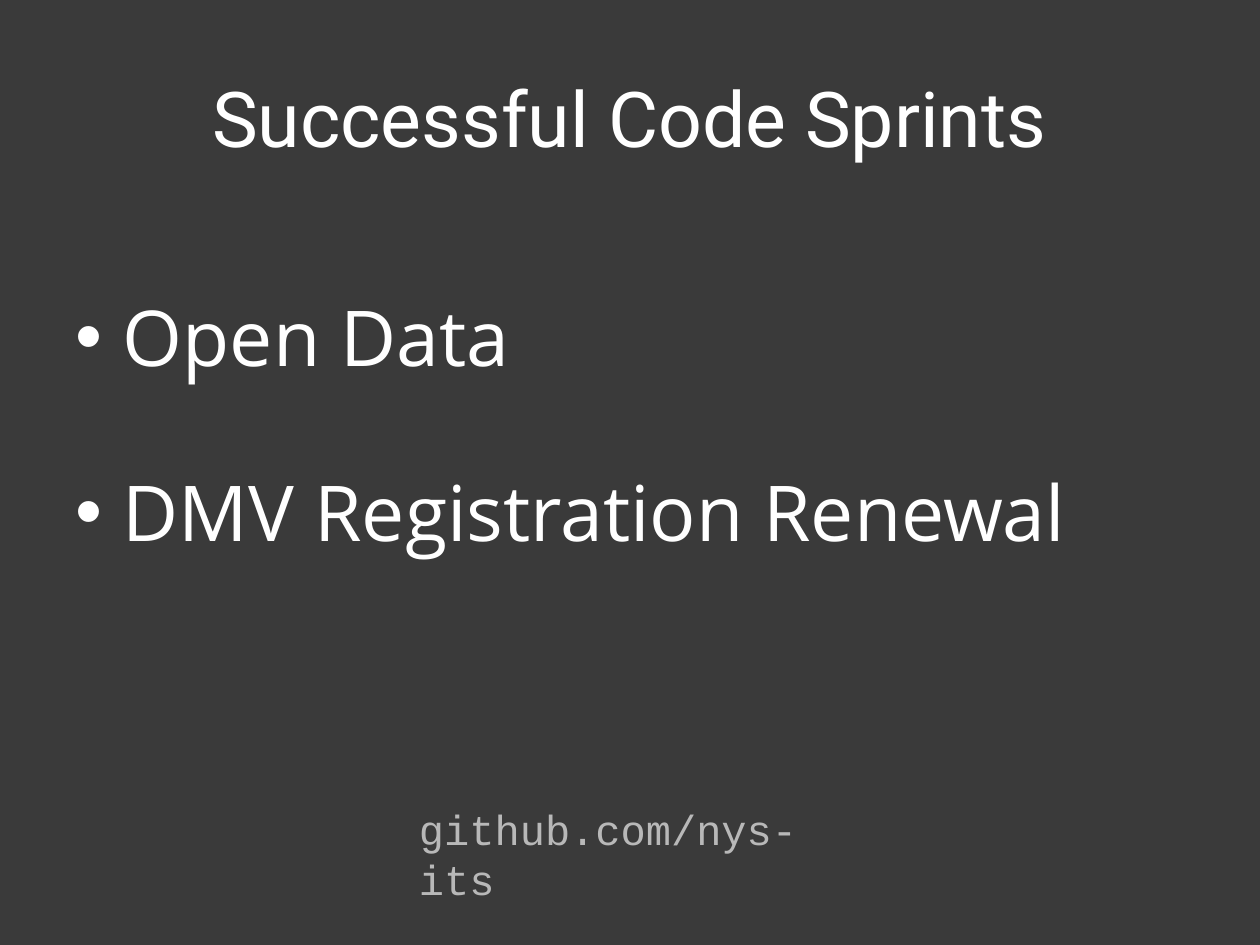
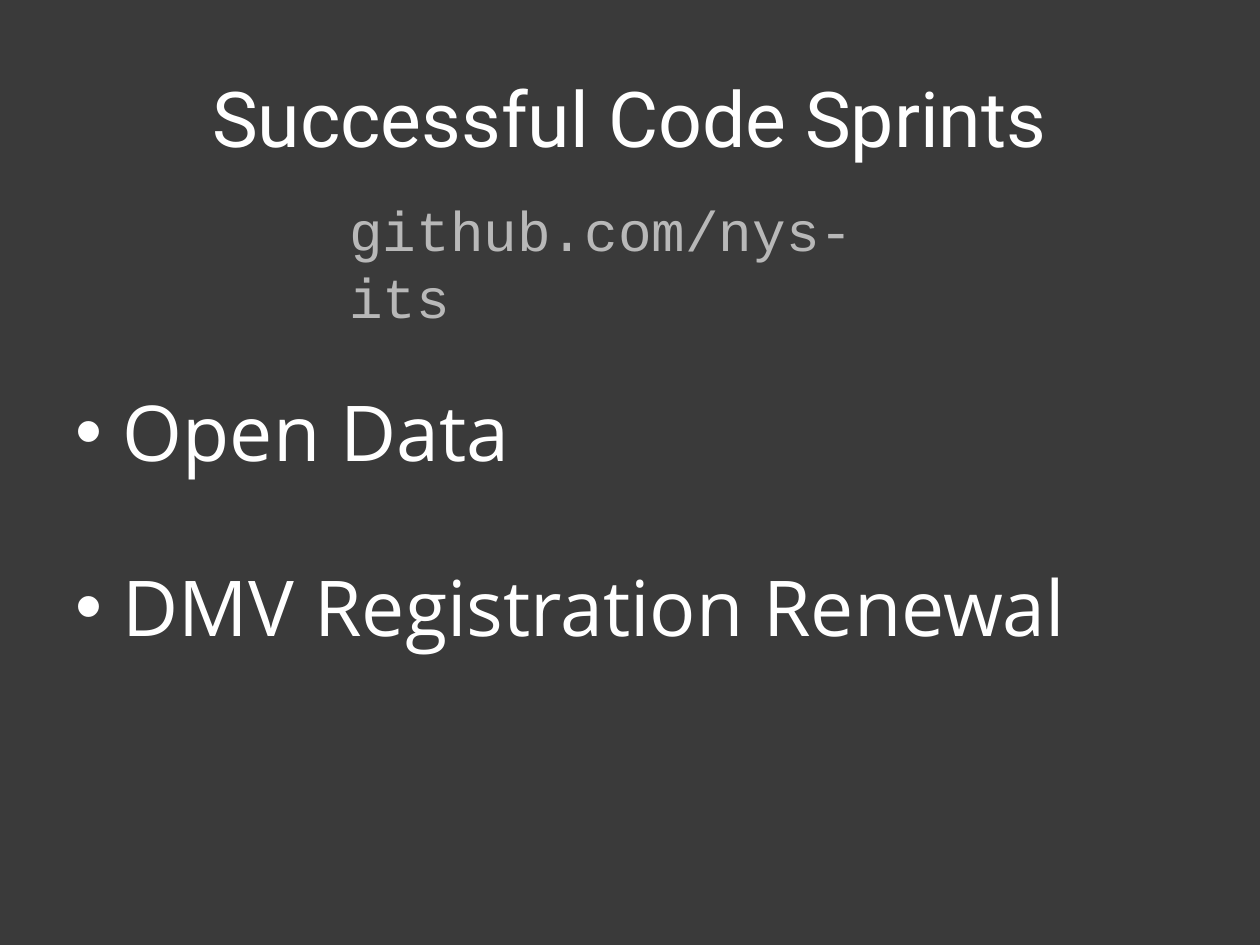
Before and after one commit to patik/code-sprint, a slide deck: slide 7 of code-sprint.pptx. Drawn at 1260x945 pixels with LibreOffice and Linux fonts; fonts in the diff are those of the drawing. Boxes give left, top, right and bottom in pixels: in the first picture for what was removed or moved away, otherwise in the second. Text is boxed around its words. In the diff, an @@ line names an element or a change of style, - is before the commit and + after.

```diff
--- a/code-sprint.pptx
+++ b/code-sprint.pptx
@@ text "github.com/nys-its": place and size @@
-text "github.com/nys-its" at box(419, 815, 797, 896)
+text "github.com/nys-its" at box(349, 211, 853, 319)
@@ text "github.com/nys-its" at box(349, 211, 853, 319): size 24 to 32 pt @@
@@ text "Open Data": place and size @@
-text "Open Data" at box(123, 310, 1065, 560)
+text "Open Data" at box(123, 405, 1065, 655)
```
Also in this commit, not shown: 11 other slides changed, 1 other file.
